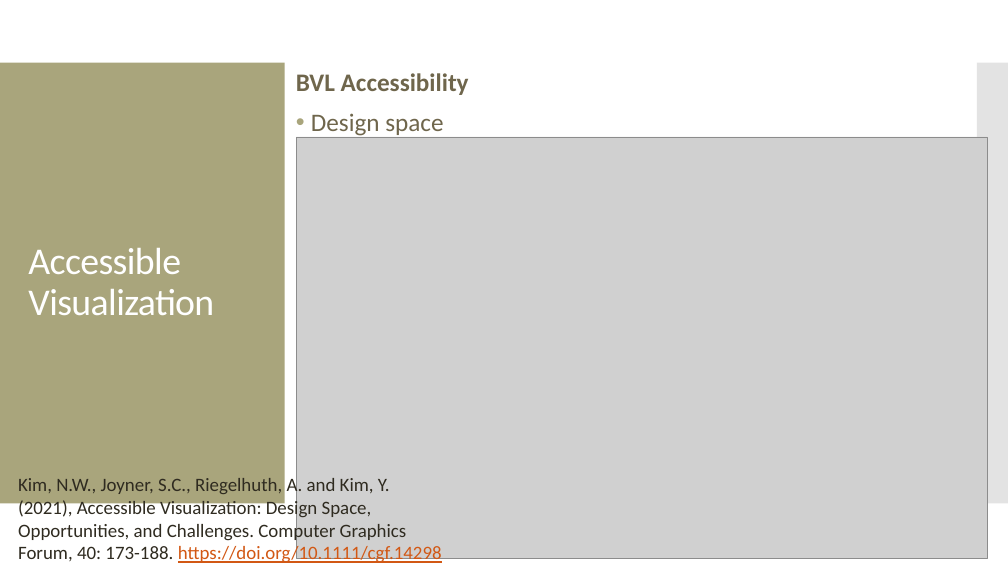
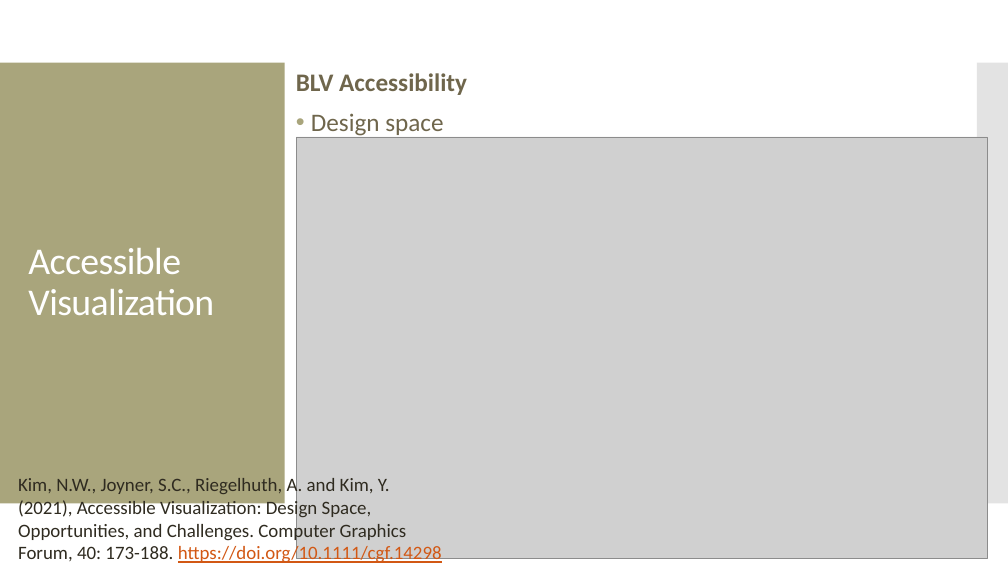
Before and after one commit to amosca01/SDS-CSC109, a slide deck: slide 12 of slides/10-physical-vis-accessibility.pptx (slide 11 before the commit). Drawn at 1008x567 pixels with LibreOffice and Linux fonts; fonts in the diff are those of the drawing; grey boxes stand for pictures. Boxes give left, top, right and bottom in pixels: in the first picture for what was removed or moved away, otherwise in the second. Text is boxed around its words. In the diff, an @@ line names an element or a change of style, - is before the commit and + after.

```diff
--- a/slides/10-physical-vis-accessibility.pptx
+++ b/slides/10-physical-vis-accessibility.pptx
@@ text at (296,73,467,95): text changed @@
-BVL Accessibility
+BLV Accessibility
```
Also in this commit, not shown: 2 other slides changed, 1 slide added, 9 other files.
